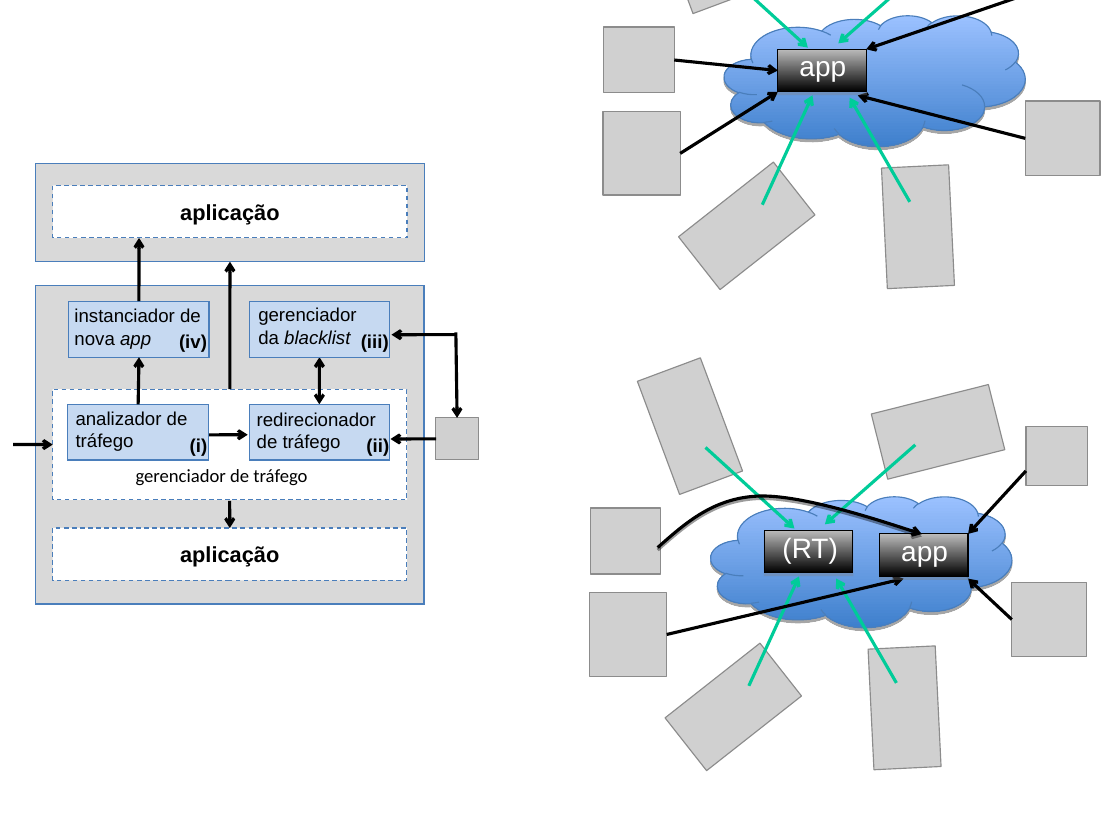
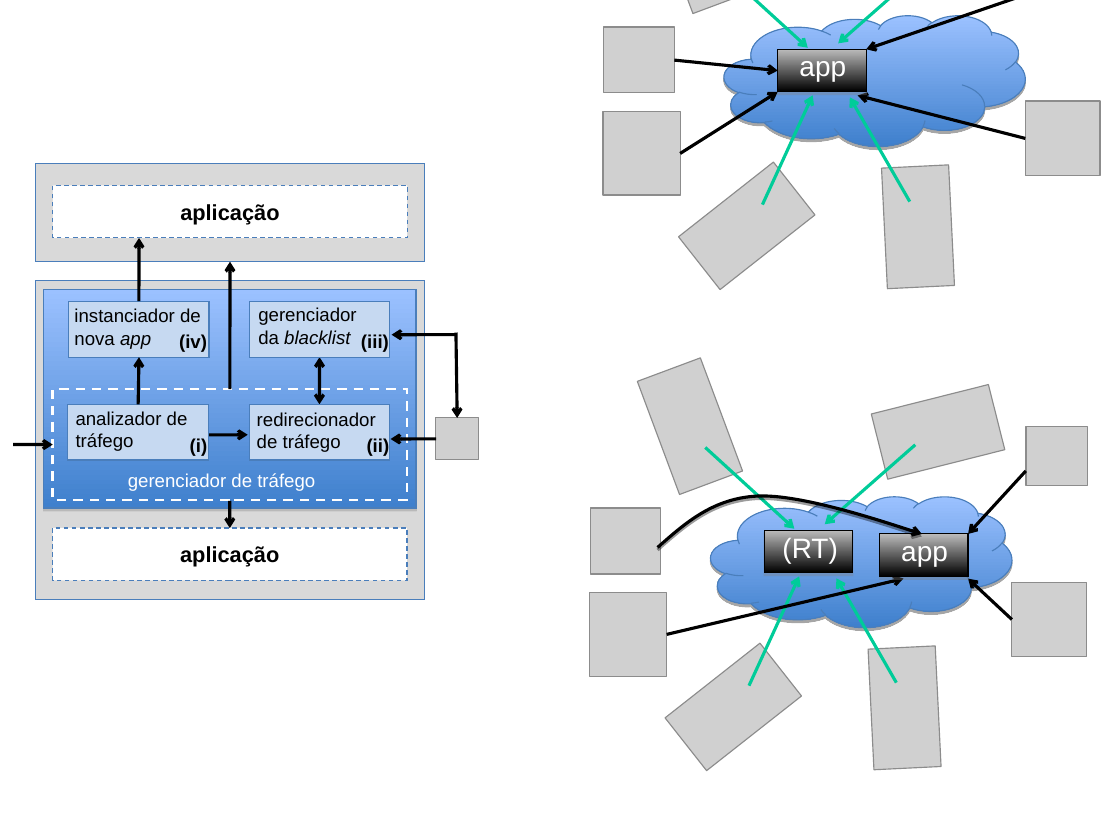
Before and after one commit to netcriptus/CI853, a slide deck: slide 1 of arquitetura.ppt. Drawn at 1120x840 pixels with LibreOffice and Linux fonts; fonts in the diff are those of the drawing; grey boxes stand for pictures; background and template pictures are left out. Boxes give left, top, right and bottom in pixels: in the first picture for what was removed or moved away, otherwise in the second. Text is boxed around its words. In the diff, an @@ line names an element or a change of style, - is before the commit and + after.

```diff
--- a/arquitetura.ppt
+++ b/arquitetura.ppt
@@ rectangle moved from (x1=35, y1=286, x2=423, y2=605) to (x1=35, y1=281, x2=423, y2=600) @@
@@ rectangle added at (x1=44, y1=290, x2=417, y2=508), fill gradient #9BC1FF to #3F80CD, outline #4A7EBB 0.74 pt @@
@@ rectangle at (x1=53, y1=389, x2=407, y2=500): fill #FFFFFF to none; outline #4A7EBB 0.74 pt dashed to #FFFFFF 1.5 pt dashed @@
@@ text "gerenciador de tráfego" at (x1=128, y1=473, x2=315, y2=491): font Calibri to Arial, text colour #000000 to #FFFFFF @@
```
Also in this commit, not shown: 7 other files.
